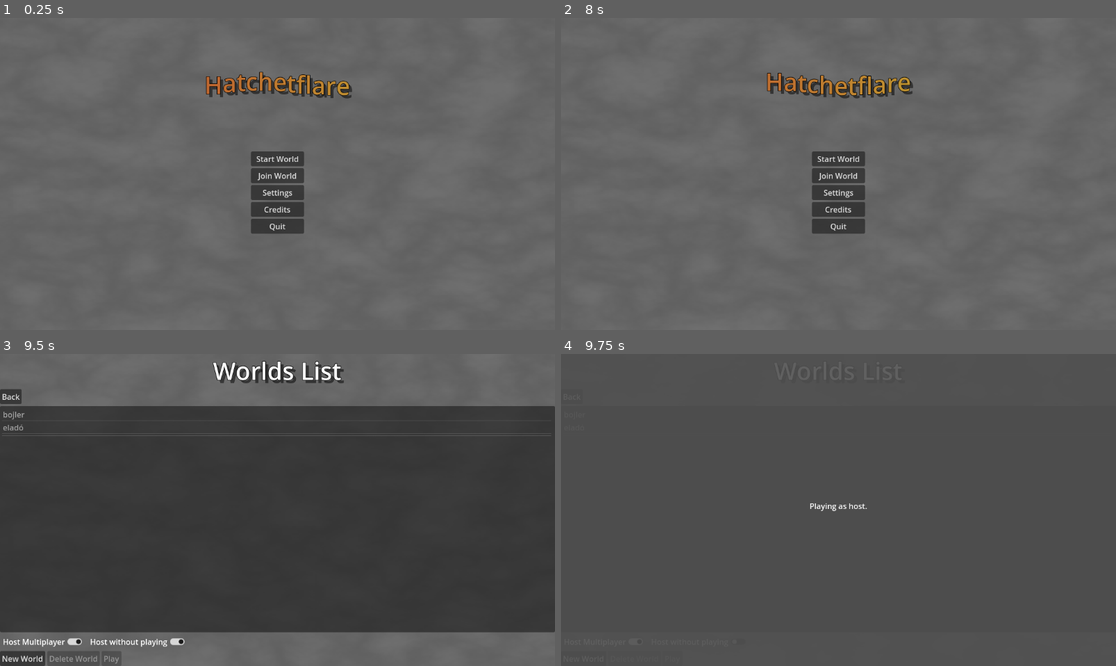
Above: before the commit, frames 1-4 (two rows, left to right).
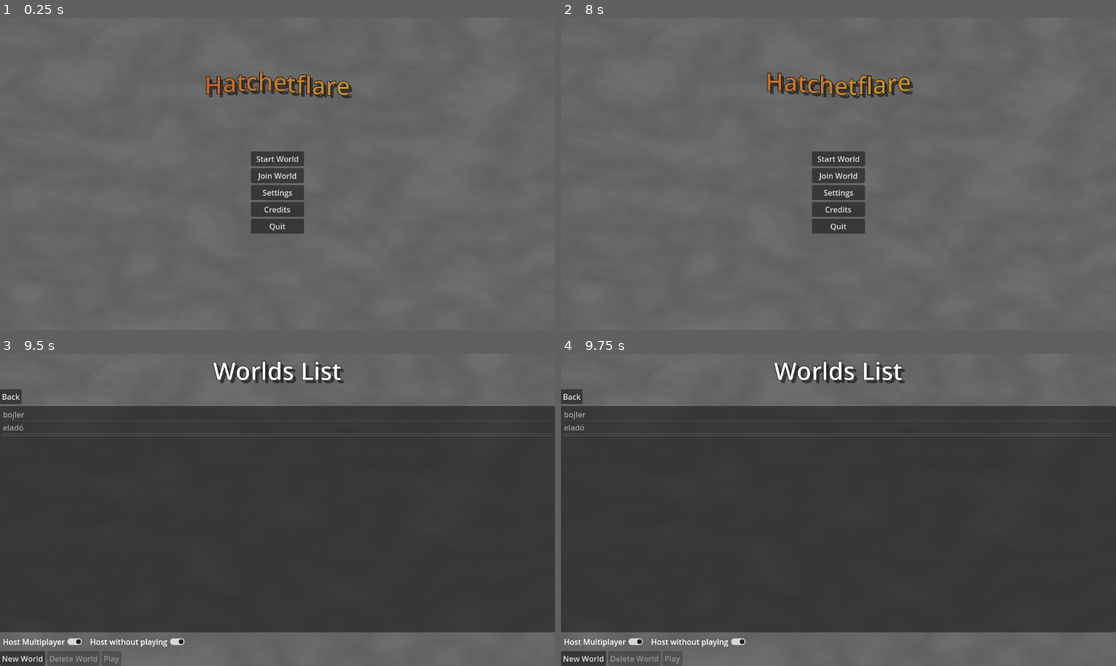
Above: after the commit, the same moments.

Repository: pixerhp/Hatchetflair
Game: Godot game, scene res://scenes/main_menu.tscn
Two runs of this game, one before a commit and one after it. Both use one fixed random seed, a clock stepped at 60 frames per second and the inputs below.
Inputs (mouse positions are in pixels of both pictures, inside the frame that each line leads up to):
- Up to frame 1 (0.25 s): no input
- Up to frame 2 (8 s): click "Start World" at 0.5 s; click "New World" at 1.25 s; click (838, 155) at 2.02 s; type "Alex" at 2.1 s; click "New World" at 2.75 s; click "Okay" at 3.5 s; click "New World" at 4.25 s; click "Okay" at 5 s; click "Host Multiplayer" at 5.75 s; click "Host without playing" at 6.5 s; click "Back" at 7.25 s
- Up to frame 3 (9.5 s): click "Start World" at 8 s; tap Enter at 8.75 s
- Up to frame 4 (9.75 s): tap F1 (QuickstartGame, bound only before the commit) at 9.5 s

Frames 1-3 are identical in both runs. In frame 4, 4.3% of the frame differs, in the area x 0-99%, y 0-100%.

Commit message:
Removed quickstart hotkeys temporarily
They were added too early on anyways, such that they're a pain in my organizing.

Diff:
--- a/project.godot
+++ b/project.godot
@@ -19,19 +19,6 @@
 
 NetworkManager="*res://scripts/network_manager.gd"
 
-[input]
-
-QuickstartGame={
-"deadzone": 0.5,
-"events": [Object(InputEventKey,"resource_local_to_scene":false,"resource_name":"","device":-1,"window_id":0,"alt_pressed":false,"shift_pressed":false,"ctrl_pressed":false,"meta_pressed":false,"pressed":false,"keycode":0,"physical_keycode":4194332,"key_label":0,"unicode":0,"echo":false,"script":null)
-]
-}
-QuickJoinLocalhost={
-"deadzone": 0.5,
-"events": [Object(InputEventKey,"resource_local_to_scene":false,"resource_name":"","device":-1,"window_id":0,"alt_pressed":false,"shift_pressed":false,"ctrl_pressed":false,"meta_pressed":false,"pressed":false,"keycode":0,"physical_keycode":4194333,"key_label":0,"unicode":0,"echo":false,"script":null)
-]
-}
-
 [rendering]
 
 renderer/rendering_method="gl_compatibility"
--- a/scenes/main_menu.tscn
+++ b/scenes/main_menu.tscn
@@ -153,15 +153,10 @@
 size_flags_horizontal = 0
 text = "Back"
 
-[node name="Worlds" type="ItemList" parent="Menus/WorldsScreen/WorldsScreenUI"]
+[node name="SavedWorldsList" type="ItemList" parent="Menus/WorldsScreen/WorldsScreenUI"]
 custom_minimum_size = Vector2(500, 100)
 layout_mode = 2
 size_flags_vertical = 3
-item_count = 4
-item_0/text = "Saved worlds will be listed here"
-item_1/text = "Formatting is subject to change"
-item_2/text = "Some buttons may not work"
-item_3/text = "(Theoretically this list should have a scrollbar if it has enough items)"
 
 [node name="Toggles" type="HBoxContainer" parent="Menus/WorldsScreen/WorldsScreenUI"]
 layout_mode = 2
@@ -549,7 +544,7 @@
 [connection signal="pressed" from="Menus/TitleScreen/TitleScreenUI/Credits" to="." method="open_menu" binds= ["CreditsScreen"]]
 [connection signal="pressed" from="Menus/TitleScreen/TitleScreenUI/Quit" to="." method="quit"]
 [connection signal="pressed" from="Menus/WorldsScreen/WorldsScreenUI/BackButton/Back" to="." method="open_menu" binds= ["TitleScreen"]]
-[connection signal="item_selected" from="Menus/WorldsScreen/WorldsScreenUI/Worlds" to="Menus/WorldsScreen" method="world_list_item_clicked" unbinds=1]
+[connection signal="item_selected" from="Menus/WorldsScreen/WorldsScreenUI/SavedWorldsList" to="Menus/WorldsScreen" method="world_list_item_clicked" unbinds=1]
 [connection signal="toggled" from="Menus/WorldsScreen/WorldsScreenUI/Toggles/AllowJoining" to="Menus/WorldsScreen" method="toggle_multiplayer_joining"]
 [connection signal="pressed" from="Menus/WorldsScreen/WorldsScreenUI/WorldButtons/DeleteWorld" to="Menus/WorldsScreen" method="open_delete_world_popup"]
 [connection signal="pressed" from="Menus/WorldsScreen/WorldsScreenUI/WorldButtons/Play" to="." method="start_game" binds= [true]]
--- a/scripts/menu_main.gd
+++ b/scripts/menu_main.gd
@@ -10,14 +10,7 @@
 
 # Called every frame
 func _process(_delta: float) -> void:
-	# Code to handle some shortcuts to quickly start the game for testing.
-	# As of typing this, the keys are F1 and F2 respectively.
-	if Input.is_action_just_pressed("QuickstartGame"):
-		host_without_playing_toggle.button_pressed = false
-		allow_multiplayer_joining_toggle.button_pressed = true
-		start_game(true)
-	if Input.is_action_just_pressed("QuickJoinLocalhost"):
-		start_game(false)
+	pass
 
 # Display the current connecting status
 func network_status_update(message: String, should_display: bool, show_back_button: bool):
--- a/scripts/menu_worlds.gd
+++ b/scripts/menu_worlds.gd
@@ -6,7 +6,7 @@
 @onready var play_world_button: Button = $WorldsScreenUI/WorldButtons/Play
 
 var worlds_list = ["bojler", "eladó"]
-@onready var worlds_text = get_node("WorldsScreenUI/Worlds")
+@onready var worlds_text = get_node("WorldsScreenUI/SavedWorldsList")
 @onready var new_world_button = get_node("WorldsScreenUI/WorldButtons/NewWorld")
 @onready var new_world_popup = get_node("NewWorldPopup")
 @onready var delete_world_popup = get_node("DeleteWorldPopup")
